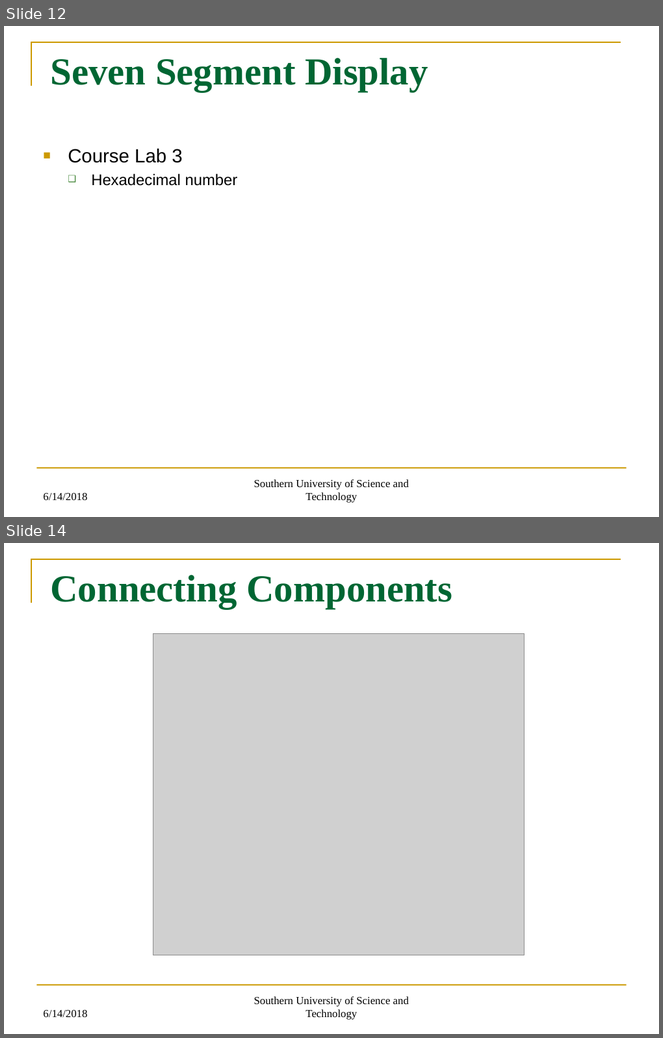
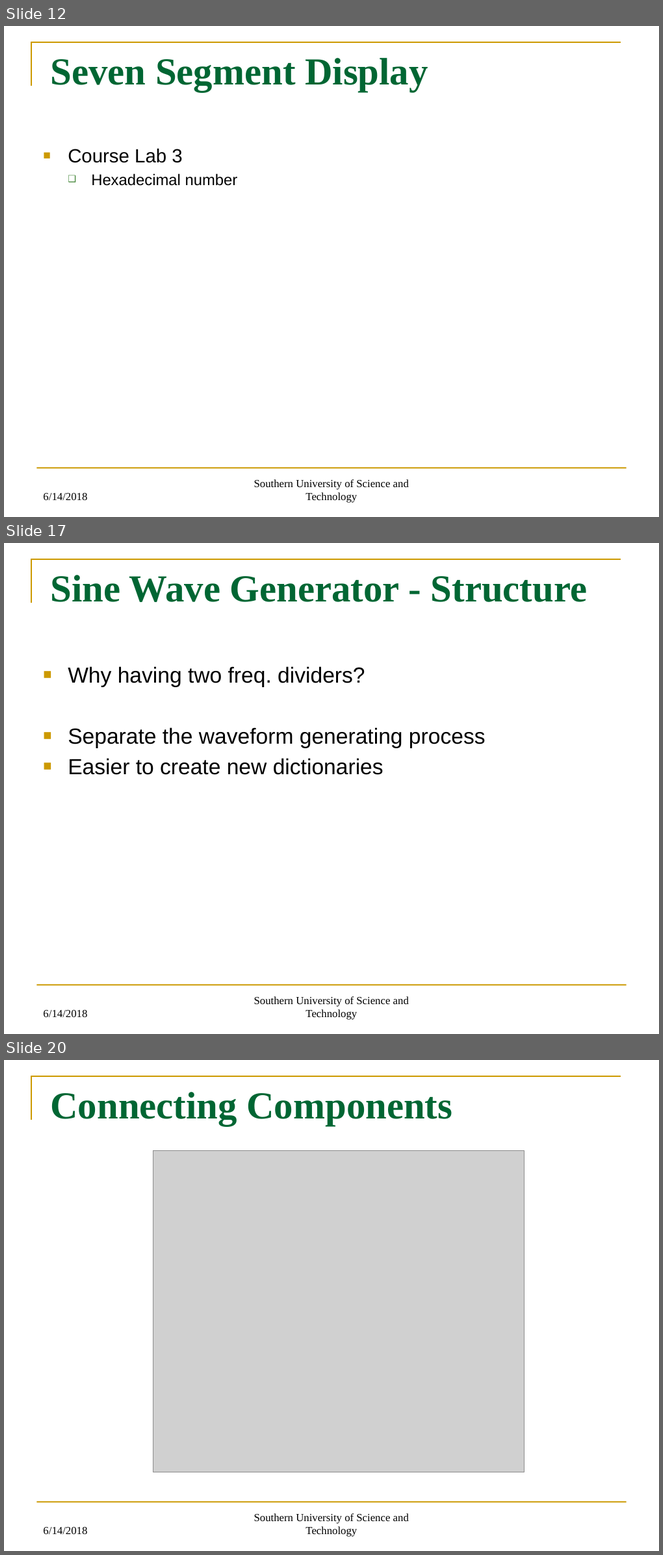
Before and after one commit to CharlesThaCat/FPGA-Sequencer-and-Synthesizer, a slide deck: Step Synthesizer/16-Steps Sequencer and Synthesizer.pptx. Shown one above the other, each under a label of ours: slides 12 and 14 before the commit, slides 12, 17 and 20 after it; the slides between them are not shown. The pictures are 663x1038 and 663x1555 pixels, drawn with LibreOffice and Linux fonts; fonts in the diff are those of the drawing; grey boxes stand for pictures. Boxes give left, top, right and bottom in pixels: in the first picture for what was removed or moved away, otherwise in the second. Text is boxed around its words. In the diff, an @@ line names an element or a change of style, - is before the commit and + after.

```diff
--- a/Step Synthesizer/16-Steps Sequencer and Synthesizer.pptx
+++ b/Step Synthesizer/16-Steps Sequencer and Synthesizer.pptx
@@ slide 17 added at (x1=4, y1=543, x2=659, y2=1034), background #FFFFFF; not listed: 2 template elements that a slide beside it also shows @@
@@ title added at (x1=51, y1=575, x2=587, y2=602), 42 pt, text #006633, bold @@
+Sine Wave Generator - Structure
@@ text added at (x1=68, y1=667, x2=486, y2=775), 24 pt, text #000000 @@
+■ Why having two freq. dividers?
+■ Separate the waveform generating process
+■ Easier to create new dictionaries
@@ text added at (x1=43, y1=1010, x2=87, y2=1017), 12 pt, text #000000 @@
+6/14/2018
@@ text added at (x1=254, y1=997, x2=409, y2=1020), 12 pt, text #000000 @@
+Southern University of Science and Technology
@@ what was slide 14 is now slide 20 @@
```
Also in this commit, not shown: 1 slide changed, 7 other slides added, 16 other files.
